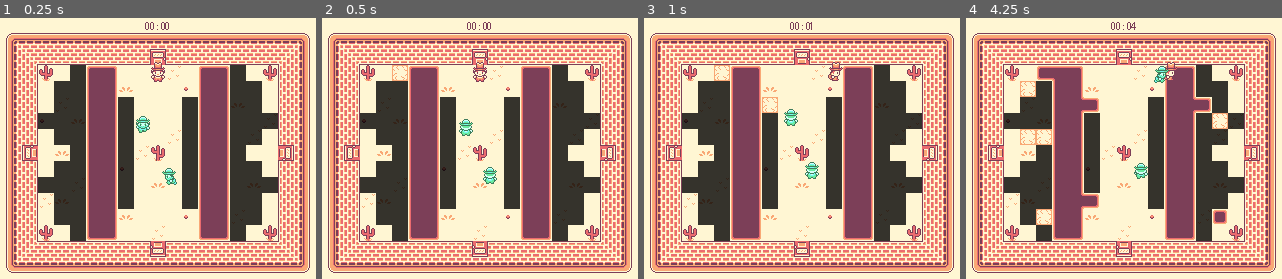
Above: before the commit, frames 1-4 (left to right).
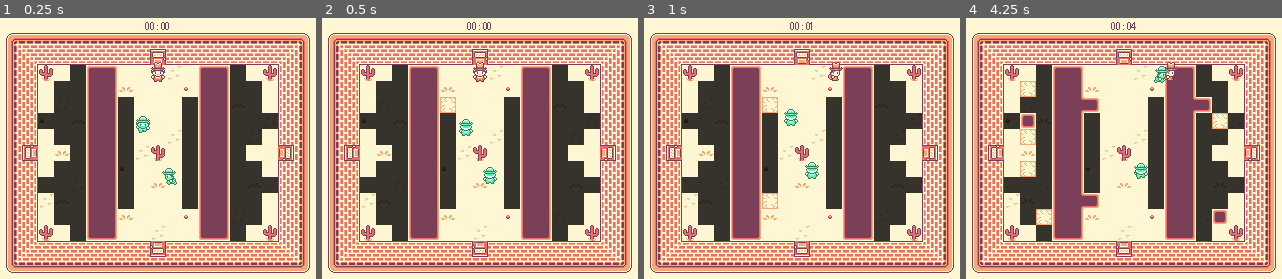
Above: after the commit, the same moments.

Repository: james-minor/mini-jam-206
Game: Godot game, scene res://dungeon_room/variations/dungeon_room_g.tscn
Same seed, same stepped clock (60 frames per second), same inputs: the game is played once before the commit and once after it. Sound files missing from this copy of the repository are replaced by a short silence.
Inputs (mouse positions are in pixels of both pictures, inside the frame that each line leads up to):
- Up to frame 1 (0.25 s): no input
- Up to frame 2 (0.5 s): no input
- Up to frame 3 (1 s): move the mouse to (906, 140) at 0.52 s; press the mouse at (906, 140) at 0.53 s; hold D (move_right) from 0.53 s (still down)
- Up to frame 4 (4.25 s): move the mouse to (1029, 166) at 1.27 s; release D (move_right) at 1.28 s; release the mouse at (1029, 166) at 1.28 s; hold S (move_down) 1.28-2.03 s; tap Shift (move_dash) at 1.35, 2.85 s; move the mouse to (1171, 93) at 2.02 s; press the mouse at (1171, 93) at 2.03 s; hold D (move_right) 2.03-2.78 s; move the mouse to (1098, 205) at 2.77 s; release the mouse at (1098, 205) at 2.78 s; hold W (move_up) 2.78-3.53 s; move the mouse to (1269, 192) at 3.52 s; press the mouse at (1269, 192) at 3.53 s; hold A (move_left) from 3.53 s (still down)

Frame 1 is identical in both runs. In frame 2, 0.6% of the frame differs, in the area x 22-43%, y 18-37%; in frame 3, 0.6%; in frame 4, 1.3%, in the area x 17-29%, y 18-61%.

Commit message:
feat: add enemy bullets

Diff:
--- a/scenes/enemy/enemy.tscn
+++ b/scenes/enemy/enemy.tscn
@@ -4,6 +4,7 @@
 [ext_resource type="SpriteFrames" uid="uid://c48dso2dfwf3w" path="res://scenes/enemy/enemy_sprite_frames.tres" id="1_gl05p"]
 [ext_resource type="Script" uid="uid://s5yd6rxphgmq" path="res://scripts/state_machine.gd" id="2_cwlon"]
 [ext_resource type="Script" uid="uid://d17nxvlrkkve0" path="res://scenes/enemy/scripts/states/moving.gd" id="4_gl05p"]
+[ext_resource type="PackedScene" uid="uid://bfx7ctia5e8ua" path="res://scenes/enemy_bullet/enemy_bullet.tscn" id="5_13gj6"]
 [ext_resource type="Script" uid="uid://cbrmlxdojsmap" path="res://scenes/enemy/scripts/states/dead.gd" id="5_nbhyu"]
 [ext_resource type="Script" uid="uid://8p47vsqol05n" path="res://scenes/enemy/scripts/states/lassoed.gd" id="6_13gj6"]
 [ext_resource type="Script" uid="uid://phvwlvlba8ym" path="res://scenes/enemy/thrown.gd" id="8_13gj6"]
@@ -48,6 +49,7 @@
 
 [node name="Moving" type="Node" parent="StateMachine" unique_id=62941909]
 script = ExtResource("4_gl05p")
+bullet_scene = ExtResource("5_13gj6")
 metadata/_custom_type_script = "uid://b56htn6ulc6xf"
 
 [node name="Dead" type="Node" parent="StateMachine" unique_id=1330841031]
--- a/scenes/enemy/scripts/states/moving.gd
+++ b/scenes/enemy/scripts/states/moving.gd
@@ -1,11 +1,19 @@
 extends EnemyState
 
+@export
+var bullet_scene: PackedScene
 
 var movement_speed: float = 20.0
 @onready var navigation_agent: NavigationAgent2D = %NavigationAgent2D
 
+@onready
+var fire_timer: Timer = Timer.new()
 
 func _ready():
+	fire_timer.wait_time = randf_range(2.2, 4.0)
+	fire_timer.timeout.connect(_on_fire_timer_timeout)
+	add_child(fire_timer)
+
 	# These values need to be adjusted for the actor's speed
 	# and the navigation layout.
 	navigation_agent.path_desired_distance = 1.0
@@ -15,6 +23,7 @@
 
 func on_enter_state() -> void:
 	%EnemySprite.play()
+	fire_timer.start()
 
 
 func physics_process_state(_delta):
@@ -43,6 +52,10 @@
 	navigation_agent.target_position = movement_target
 
 
+func on_exit_state() -> void:
+	fire_timer.stop()
+
+
 func _on_death_collider_detector_body_entered(_body: Node2D) -> void:
 	print("Enemy hit death collider")
 	transition_to("dead")
@@ -50,3 +63,10 @@
 
 func _on_timer_timeout() -> void:
 	set_movement_target(GlobalVariables.player_position)
+
+
+func _on_fire_timer_timeout() -> void:
+	var bullet: EnemyBullet = bullet_scene.instantiate() as EnemyBullet
+	bullet.global_position = enemy.global_position
+	bullet.set_target_position(GlobalVariables.player_position)
+	get_tree().root.add_child(bullet)
--- /dev/null
+++ b/scenes/enemy_bullet/enemy_bullet.gd
@@ -0,0 +1,21 @@
+class_name EnemyBullet
+extends CharacterBody2D
+
+var _target_position: Vector2 = Vector2.ZERO
+
+
+func set_target_position(target: Vector2) -> void:
+	_target_position = target
+	velocity = global_position.direction_to(_target_position) * 85
+	look_at(_target_position)
+
+
+func _physics_process(delta: float) -> void:
+	var collision: KinematicCollision2D = move_and_collide(velocity * delta)
+
+	if collision:
+		if collision.get_collider() is Player:
+			(collision.get_collider() as Player).damage()
+			pass
+
+		call_deferred("queue_free")
--- /dev/null
+++ b/scenes/enemy_bullet/enemy_bullet.tscn
@@ -0,0 +1,18 @@
+[gd_scene format=3 uid="uid://bfx7ctia5e8ua"]
+
+[ext_resource type="Texture2D" uid="uid://ddgldeo48x15y" path="res://scenes/enemy_bullet/enemy_bullet_sprite.png" id="1_fffda"]
+[ext_resource type="Script" uid="uid://ck0ipt4ht6bcp" path="res://scenes/enemy_bullet/enemy_bullet.gd" id="1_t7yew"]
+
+[sub_resource type="RectangleShape2D" id="RectangleShape2D_t7yew"]
+size = Vector2(6, 4)
+
+[node name="EnemyBullet" type="CharacterBody2D" unique_id=1256170040]
+collision_layer = 0
+collision_mask = 5
+script = ExtResource("1_t7yew")
+
+[node name="Sprite2D" type="Sprite2D" parent="." unique_id=389789527]
+texture = ExtResource("1_fffda")
+
+[node name="CollisionShape2D" type="CollisionShape2D" parent="." unique_id=1155569460]
+shape = SubResource("RectangleShape2D_t7yew")
--- a/scenes/player/scripts/player.gd
+++ b/scenes/player/scripts/player.gd
@@ -1,6 +1,5 @@
 class_name Player
 extends CharacterBody2D
-
 
 func _ready() -> void:
 	match PlayerTracker.entering_direction:
@@ -15,3 +14,7 @@
 
 func _process(_delta: float) -> void:
 	GlobalVariables.player_position = global_position
+
+
+func damage() -> void:
+	print("damage")
Not shown, added: scenes/enemy_bullet/enemy_bullet.gd.uid
Binary file added: scenes/enemy_bullet/enemy_bullet_sprite.png
Not shown, added: scenes/enemy_bullet/enemy_bullet_sprite.png.import
